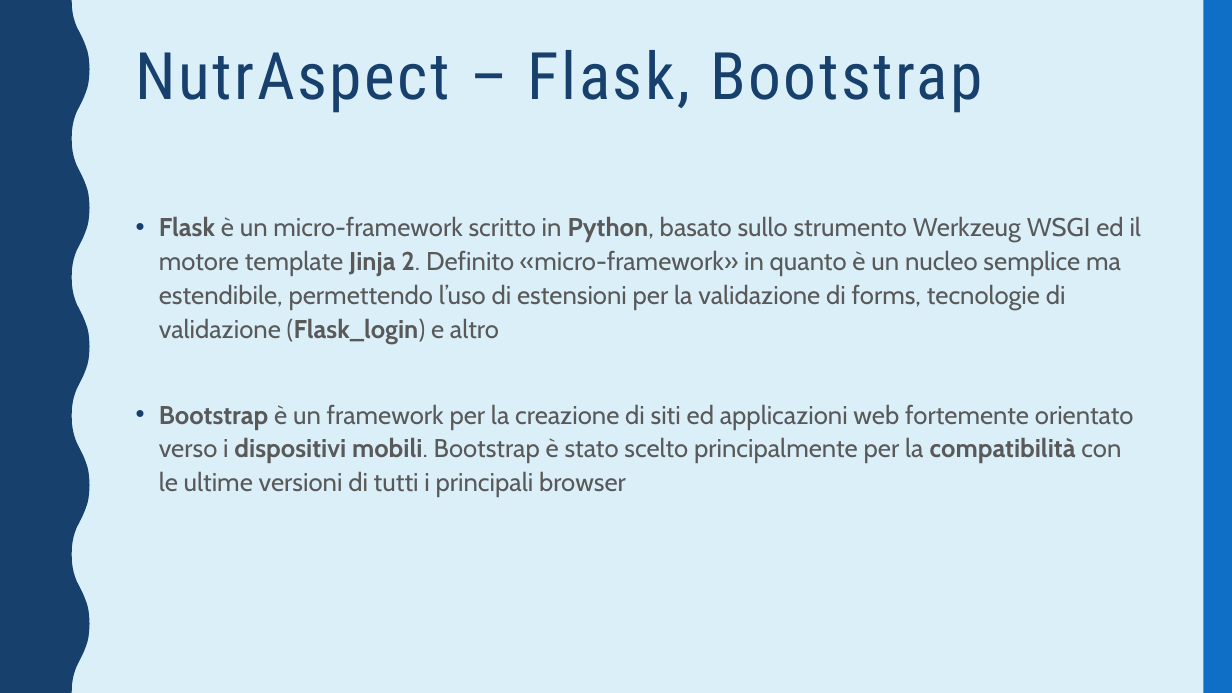
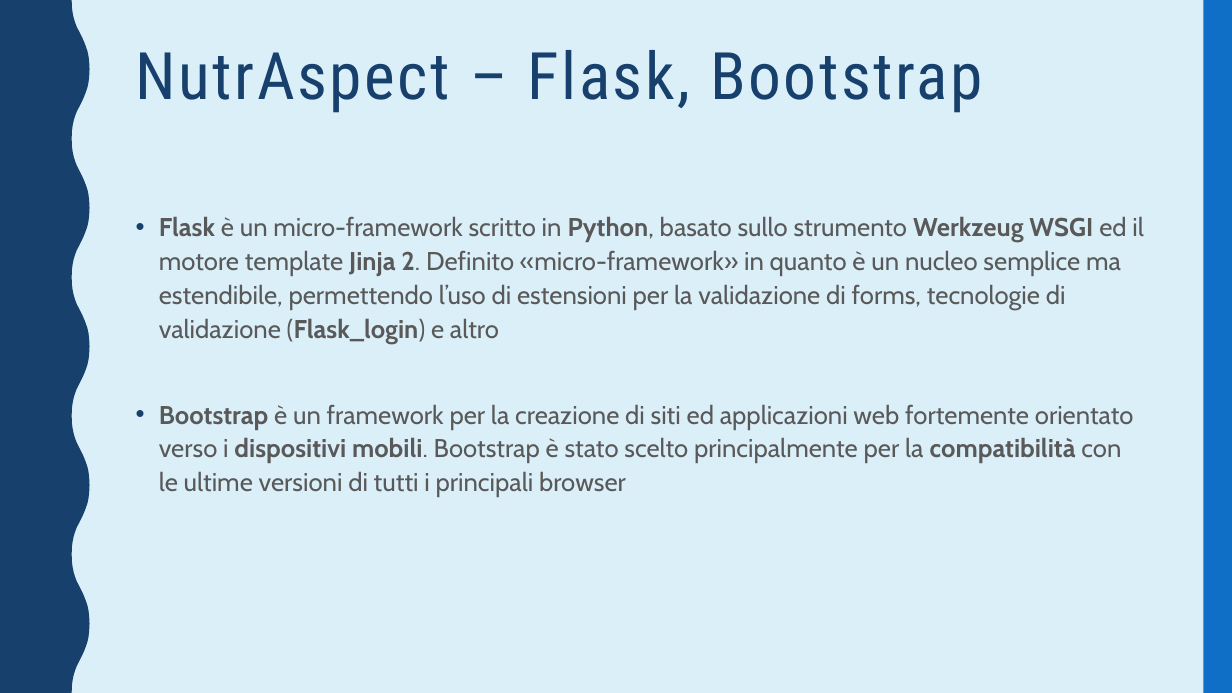
Before and after one commit to jeruu/NutrAspect, a slide deck: slide 7 of presentation/Presentazione_NutrAspect.pptx. Drawn at 1232x693 pixels with LibreOffice and Linux fonts; fonts in the diff are those of the drawing. Boxes give left, top, right and bottom in pixels: in the first picture for what was removed or moved away, otherwise in the second. Text is boxed around its words. In the diff, an @@ line names an element or a change of style, - is before the commit and + after.

```diff
--- a/presentation/Presentazione_NutrAspect.pptx
+++ b/presentation/Presentazione_NutrAspect.pptx
@@ text at (x1=159, y1=216, x2=1144, y2=344): bold on in "Werkzeug WSGI" @@
```
Also in this commit, not shown: 2 other slides changed, 1 other file.
